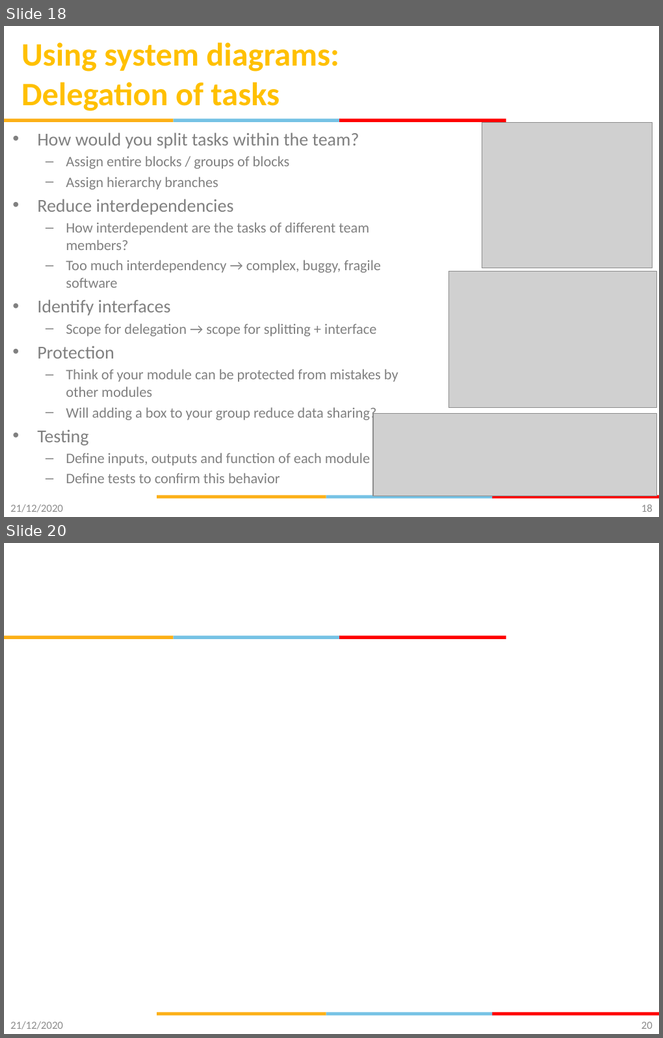
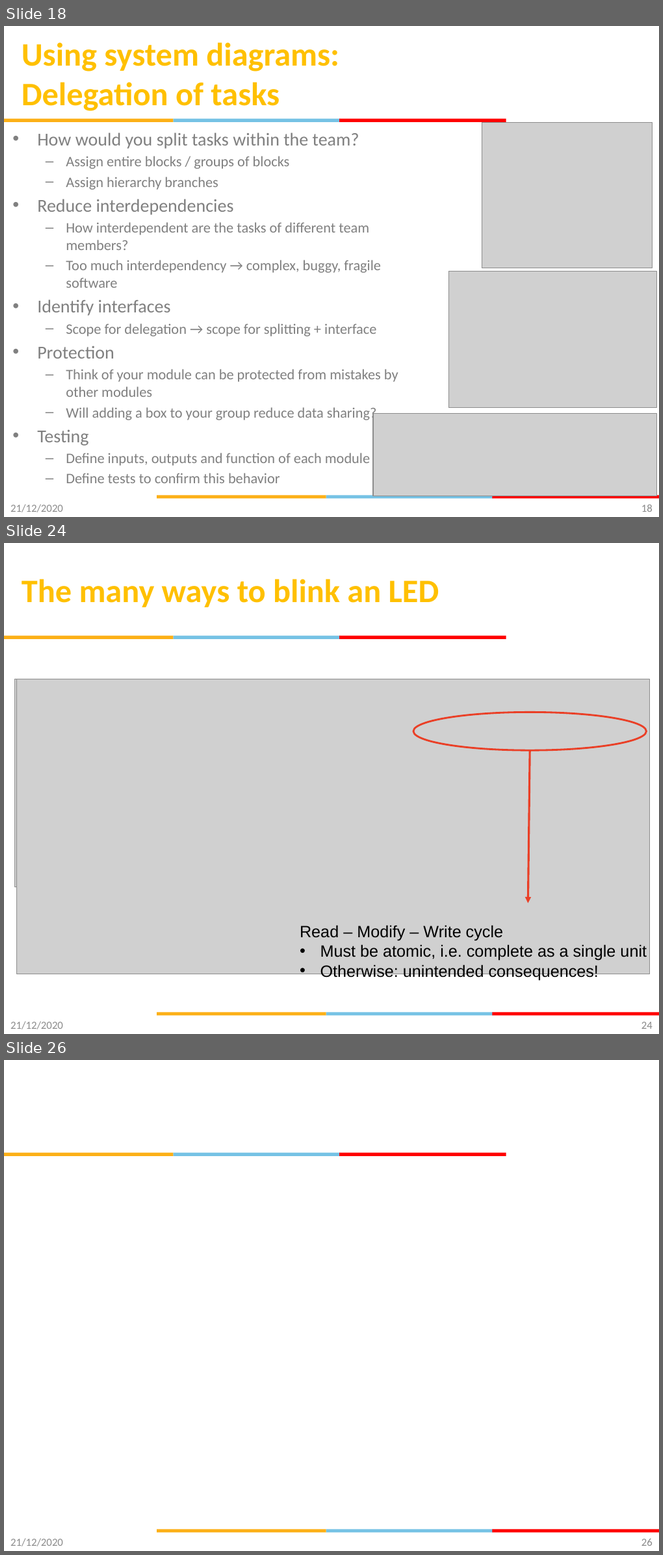
Before and after one commit to gsaurabhr-teaching/csg523-material, a slide deck: Lec-13-16-firmware-architecture.pptx. Shown one above the other, each under a label of ours: slides 18 and 20 before the commit, slides 18, 24 and 26 after it; the slides between them are not shown. The pictures are 663x1038 and 663x1555 pixels, drawn with LibreOffice and Linux fonts; fonts in the diff are those of the drawing; grey boxes stand for pictures; background and template pictures are left out. Boxes give left, top, right and bottom in pixels: in the first picture for what was removed or moved away, otherwise in the second. Text is boxed around its words. In the diff, an @@ line names an element or a change of style, - is before the commit and + after.

```diff
--- a/Lec-13-16-firmware-architecture.pptx
+++ b/Lec-13-16-firmware-architecture.pptx
@@ slide 24 added at bbox=[4, 543, 659, 1034], background #FFFFFF; not listed: 6 template elements that a slide beside it also shows @@
@@ title added at bbox=[22, 579, 440, 607], 36 pt, text #FFC000, bold @@
+The many ways to blink an LED
@@ picture added at bbox=[15, 680, 649, 709] @@
@@ picture added at bbox=[15, 679, 649, 751] @@
@@ picture added at bbox=[15, 679, 649, 887] @@
@@ picture added at bbox=[16, 680, 288, 709] @@
@@ picture added at bbox=[16, 680, 650, 797] @@
@@ picture added at bbox=[16, 679, 650, 974] @@
@@ ellipse added at bbox=[414, 712, 647, 750], outline #EA3F26 2 pt @@
@@ arrow added from (530, 751) to (528, 903), #EA3F26 2.25 pt @@
@@ text added at bbox=[300, 925, 647, 980], 18 pt, text #000000 @@
+Read – Modify – Write cycle
+• Must be atomic, i.e. complete as a single unit
+• Otherwise: unintended consequences!
@@ text added at bbox=[10, 1021, 63, 1030], 12 pt, text #8C8C8C @@
+21/12/2020
@@ page number added at bbox=[642, 1022, 653, 1029], 12 pt, text #898989 @@
+24
@@ what was slide 20 is now slide 26 @@
@@ page number at bbox=[642, 1539, 653, 1546]: text changed @@
-20
+26
```
Also in this commit, not shown: 3 slides changed, 5 other slides added.
